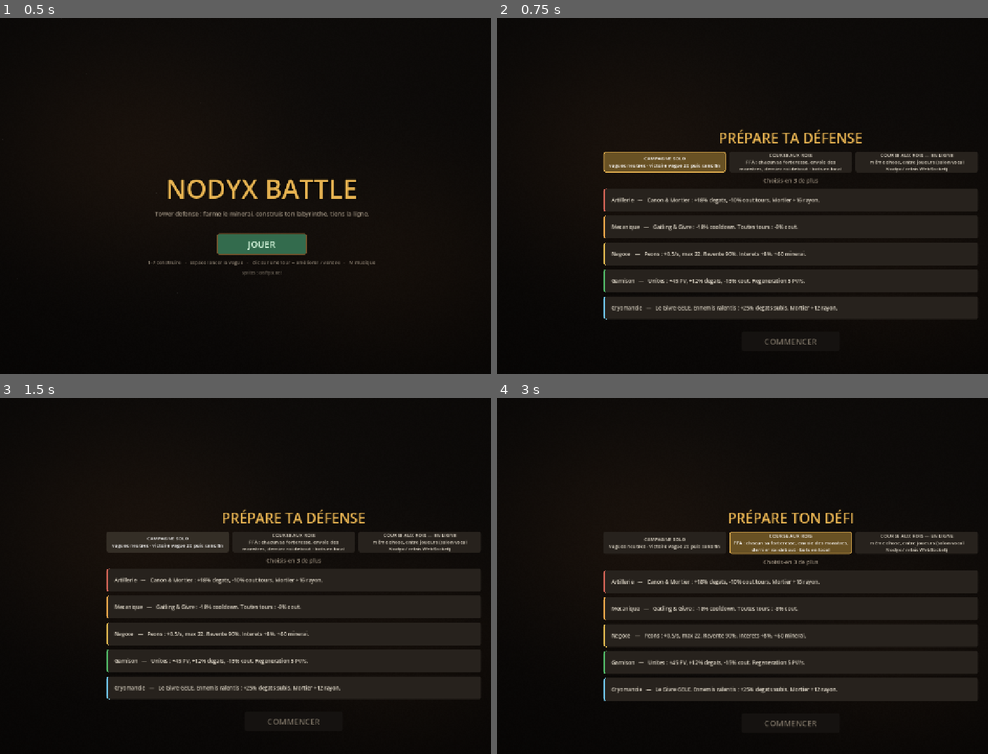
Above: before the commit, frames 1-4 (two rows, left to right).
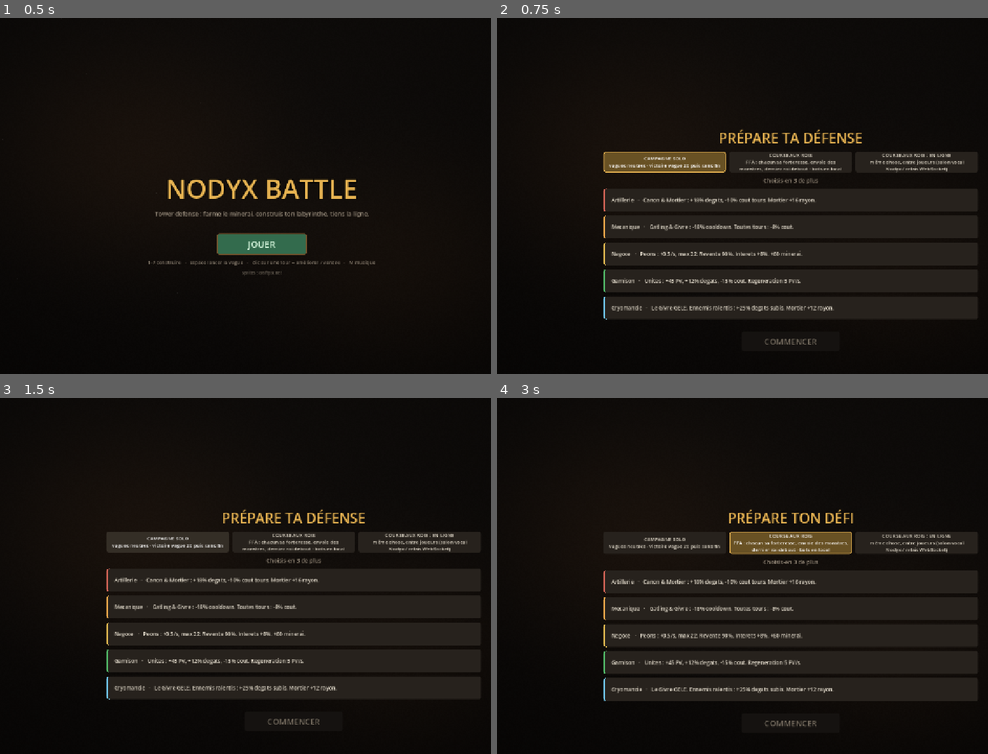
Above: after the commit, the same moments.

Repository: Pokled/nodyx-battle
Game: Godot game, scene res://scenes/title.tscn
Two runs of this game, one before a commit and one after it. Both use one fixed random seed, a clock stepped at 60 frames per second and the inputs below.
Inputs:
- Up to frame 1 (0.5 s): no input
- Up to frame 2 (0.75 s): click "JOUER" at 0.5 s
- Up to frame 3 (1.5 s): click "CAMPAGNE SOLO vagues neutres …" at 1.25 s
- Up to frame 4 (3 s): click "CAMPAGNE SOLO vagues neutres …" at 2 s; click "COURSE AUX ROIS FFA : chacun …" at 2.75 s

Frame 1 is identical in both runs. In frame 2, 1.5% of the frame differs, in the area x 28-94%, y 38-83%; in frame 3, 1.5%; in frame 4, 1.5%.

Commit message:
docs: README, docs de conception, retrait des notes de session
- README.md : presente le jeu (jouer, developper, structure, docs)
- docs/design.md, architecture.md, godot-notes.md : reprises propres des
  notes de conception
- docs/multiplayer.md : nettoye (schemas ascii, plus de fleches unicode)
- retrait de docs/memory/ et HANDOFF.md (journaux de session, frontmatter
  interne)
- balayage des tirets cadratins dans les chaines d'UI et les commentaires
- art/CREDITS.md : direction artistique a jour

Diff:
--- a/scripts/arena.gd
+++ b/scripts/arena.gd
@@ -64,7 +64,7 @@
 var _trail_pts: PackedVector2Array = PackedVector2Array()
 
 # =========================================================================
-#  DIRECTION ARTISTIQUE  —  "SALLE DU DONJON" (reference : Tails of Iron)
+#  DIRECTION ARTISTIQUE : "SALLE DU DONJON" (reference : Tails of Iron)
 #  Pierre taillee peinte, contours a l'encre, palette DESATUREE gris-vert /
 #  brun / ocre, accent CRAMOISI (bannieres, heraldique).  Peu d'effets : une
 #  cle chaude venue d'en haut, des torches MURALES contenues, forte vignette.
@@ -431,7 +431,7 @@
 
 
 # =========================================================================
-#  RENDU  —  "SALLE DU DONJON"  (reference : Tails of Iron)
+#  RENDU : "SALLE DU DONJON"  (reference : Tails of Iron)
 #  Pierre taillee peinte + contours encre, palette desaturee, accent cramoisi.
 #  Peu d'effets, torches MURALES, forte vignette.  Le decor sert le jeu.
 # =========================================================================
--- a/scripts/hud.gd
+++ b/scripts/hud.gd
@@ -207,7 +207,7 @@
 	vs.add_theme_color_override("font_color", Palette.TEXT_DIM)
 	vs.mouse_filter = Control.MOUSE_FILTER_IGNORE
 	row.add_child(vs)
-	# (les connexions DUEL Versus sont dans _ready — ce bandeau est masque pour l'instant)
+	# (les connexions DUEL Versus sont dans _ready, ce bandeau est masque pour l'instant)
 
 
 func _on_attack_resolved(king_dmg: int, _breach: float) -> void:
@@ -553,7 +553,7 @@
 	var name_lbl := Label.new()
 	name_lbl.text = "%s  niv %d%s" % [
 		Enemy.TYPES.get(tid, {"label": tid})["label"], lvl,
-		("   —   file: %d" % queued) if queued > 0 else ""]
+		("   ·   file: %d" % queued) if queued > 0 else ""]
 	name_lbl.add_theme_font_size_override("font_size", 12)
 	name_lbl.add_theme_color_override("font_color", col.lightened(0.25))
 	v.add_child(name_lbl)
@@ -936,9 +936,9 @@
 		if Catalog.cat(id) == "tower":
 			var sc := Catalog.tower_surcharge()
 			if Catalog.towers_full():
-				txt += "  —  LIMITE (%d tours) : ameliore ou revends." % Catalog.TOWER_CAP
+				txt += "  ·  LIMITE (%d tours) : ameliore ou revends." % Catalog.TOWER_CAP
 			elif sc > 0.0:
-				txt += "  —  %d/%d tours, prix +%d%%." % [GameState.towers_built, Catalog.TOWER_CAP, roundi(sc * 100.0)]
+				txt += "  ·  %d/%d tours, prix +%d%%." % [GameState.towers_built, Catalog.TOWER_CAP, roundi(sc * 100.0)]
 		_ctx_lbl.text = txt)
 	c.mouse_exited.connect(_refresh_ctx)
 	return c
@@ -1452,7 +1452,7 @@
 	if _match_send:
 		var ls = MatchDirector.local_state()
 		if ls != null and ls.alive:
-			banner("MANCHE %d TENUE  —  construis, puis clique PRÊT" % w, Palette.HP_GOOD, 1.4)
+			banner("MANCHE %d TENUE : construis, puis clique PRÊT" % w, Palette.HP_GOOD, 1.4)
 		return
 	banner("VAGUE %d REPOUSSEE" % w, Palette.HP_GOOD, 1.2)
 	_show_recap()
@@ -1469,7 +1469,7 @@
 	for c in _boon_box.get_children():
 		c.queue_free()
 	var ids: Array = Meta.draw_choices(3)
-	_boon_title.text = "— RENFORT DU ROI  ·  choisis-en un —"
+	_boon_title.text = "RENFORT DU ROI  ·  choisis-en un"
 	for i in ids.size():
 		var id: String = ids[i]
 		var info: Dictionary = Meta.BOONS[id]
@@ -1517,7 +1517,7 @@
 		elif win:
 			sub.text = "Les %d vagues repoussees. Continue pour voir jusqu'ou tu tiens." % GameState.WIN_WAVE
 		elif GameState.endless:
-			sub.text = "Mode sans fin — tu as tenu jusqu'a la vague %d." % GameState.wave
+			sub.text = "Mode sans fin : tu as tenu jusqu'a la vague %d." % GameState.wave
 		else:
 			sub.text = "Le roi est tombe a la vague %d." % GameState.wave
 	if cont:
@@ -1547,7 +1547,7 @@
 			leaks, ", ".join(by), int(r.get("hp_lost", 0))])
 	var healed := int(round(float(r.get("healed", 0.0))))
 	if healed > 0:
-		lines.append("[color=#6fdc8f]Soins ennemis : %d PV[/color]  (les Soigneurs — vise-les ou frappe en zone)" % healed)
+		lines.append("[color=#6fdc8f]Soins ennemis : %d PV[/color]  (les Soigneurs, vise-les ou frappe en zone)" % healed)
 	_recap_lbl.text = "\n".join(lines)
 
 	_offer_boons()
@@ -1616,10 +1616,10 @@
 		_wave_sec.visible = true
 	var pre := "SANS FIN · " if GameState.endless else ""
 	if not build:
-		_ctx_lbl.text = pre + "Vague %d en cours — tiens la ligne !" % GameState.wave
+		_ctx_lbl.text = pre + "Vague %d en cours, tiens la ligne !" % GameState.wave
 		return
 	if GameState.endless:
-		_ctx_lbl.text = "SANS FIN · vague %d survecue. Chaque vague est plus dure — tiens le plus longtemps." % GameState.wave
+		_ctx_lbl.text = "SANS FIN · vague %d survecue. Chaque vague est plus dure, tiens le plus longtemps." % GameState.wave
 	elif GameState.wave > 0:
 		_ctx_lbl.text = "Vague %d survecue. Renforce, ameliore, puis lance la suivante." % GameState.wave
 	else:
@@ -1658,12 +1658,12 @@
 		return
 	var build := GameState.phase == GameState.Phase.BUILD
 	_wave_lbl.text = "VAGUE %d / %d" % [maxi(1, GameState.wave), GameState.WIN_WAVE]
-	_phase_lbl.text = "Construction — prepare ta defense" if build else "Combat — tiens la ligne"
+	_phase_lbl.text = "Construction : prepare ta defense" if build else "Combat : tiens la ligne"
 	_refresh_ctx()
 	_update_buttons()
 
 
-## Panneau de droite : page de grimoire — vellum, ferrures, chaines, sceau,
+## Panneau de droite : page de grimoire : vellum, ferrures, chaines, sceau,
 ## plaque de titre bordeaux, accent bleu pour l'element vif.  (ref : Tails of Iron)
 class _WarTable extends Control:
 	var _t := 0.0
@@ -1884,7 +1884,7 @@
 			if not String(rid).begins_with("spec:"):
 				acquired.append(rid)
 		if acquired.is_empty():
-			draw_string(f, Vector2(16, ry0 + 24.0), "— aucun pour l'instant —", HORIZONTAL_ALIGNMENT_LEFT, s.x - 32, 9, ink_dim)
+			draw_string(f, Vector2(16, ry0 + 24.0), "aucun pour l'instant", HORIZONTAL_ALIGNMENT_LEFT, s.x - 32, 9, ink_dim)
 		else:
 			for i in mini(acquired.size(), 8):
 				var ly := ry0 + 18.0 + i * 17.0
--- a/scripts/main.gd
+++ b/scripts/main.gd
@@ -189,7 +189,7 @@
 	_spectating = id
 	_ghost_layer.visible = true
 	var ps = MatchDirector.players.get(id, null)
-	_spectate_bar.text = "SPECTATE  —  %s     (clic / Échap pour revenir)" % (ps.name if ps else id)
+	_spectate_bar.text = "SPECTATE : %s     (clic / Échap pour revenir)" % (ps.name if ps else id)
 	if ps != null and not ps.digest.is_empty():
 		_ghost_board.apply_digest(ps.digest)
 
--- a/scripts/setup.gd
+++ b/scripts/setup.gd
@@ -52,7 +52,7 @@
 	_mode_btns["local"] = _mode_button(modes, "local",
 		"COURSE AUX ROIS", "FFA : chacun sa forteresse, envoie des monstres, dernier roi debout · bots en local")
 	_mode_btns["online"] = _mode_button(modes, "online",
-		"COURSE AUX ROIS — EN LIGNE", "même chose, entre joueurs (salon vocal Nodyx / relais WebSocket)")
+		"COURSE AUX ROIS : EN LIGNE", "même chose, entre joueurs (salon vocal Nodyx / relais WebSocket)")
 
 	var hostrow := HBoxContainer.new()
 	hostrow.alignment = BoxContainer.ALIGNMENT_CENTER
@@ -167,7 +167,7 @@
 	b.toggle_mode = true
 	b.alignment = HORIZONTAL_ALIGNMENT_LEFT
 	b.clip_text = true
-	b.text = "  %s   —   %s" % [info["label"], info["desc"]]
+	b.text = "  %s   ·   %s" % [info["label"], info["desc"]]
 	b.add_theme_font_size_override("font_size", 13)
 	for st in ["normal", "hover", "pressed", "focus"]:
 		var s := StyleBoxFlat.new()
--- a/scripts/tower_popup.gd
+++ b/scripts/tower_popup.gd
@@ -108,7 +108,7 @@
 
 	if subject is Tower:
 		var t: Tower = subject
-		_title.text = "%s  —  Niveau %d" % [Catalog.label(t.type_id), t.level]
+		_title.text = "%s : Niveau %d" % [Catalog.label(t.type_id), t.level]
 		if t.type_id == "givre":
 			_stats.text = "Nova de zone : %d dgts / cible   Rayon %d   Toutes les %.1fs   Ralentit -%d%%" % [
 				roundi(t.damage), roundi(t.attack_range), t.attack_cooldown,
Not shown, changed: .gitignore
Not shown, changed: Idea/idee-general.MD
Not shown, added: README.md
Not shown, changed: art/CREDITS.md
Not shown, added: docs/architecture.md
Not shown, added: docs/design.md
Not shown, added: docs/godot-notes.md
Not shown, changed: docs/multiplayer.md
Not shown, changed: widget/nodyx-battle/README.md
